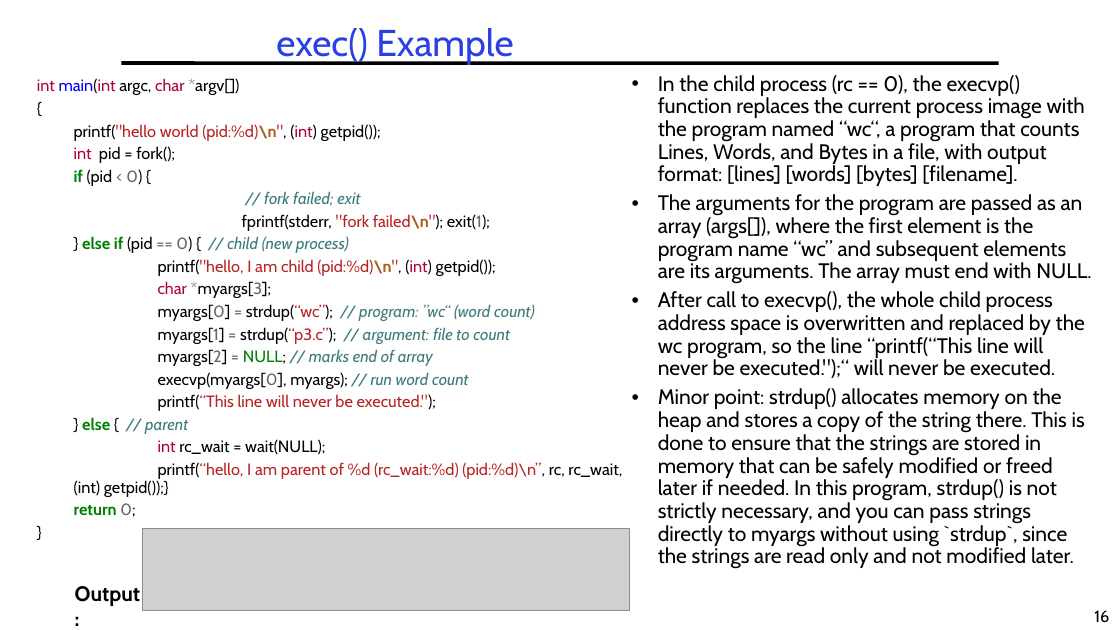
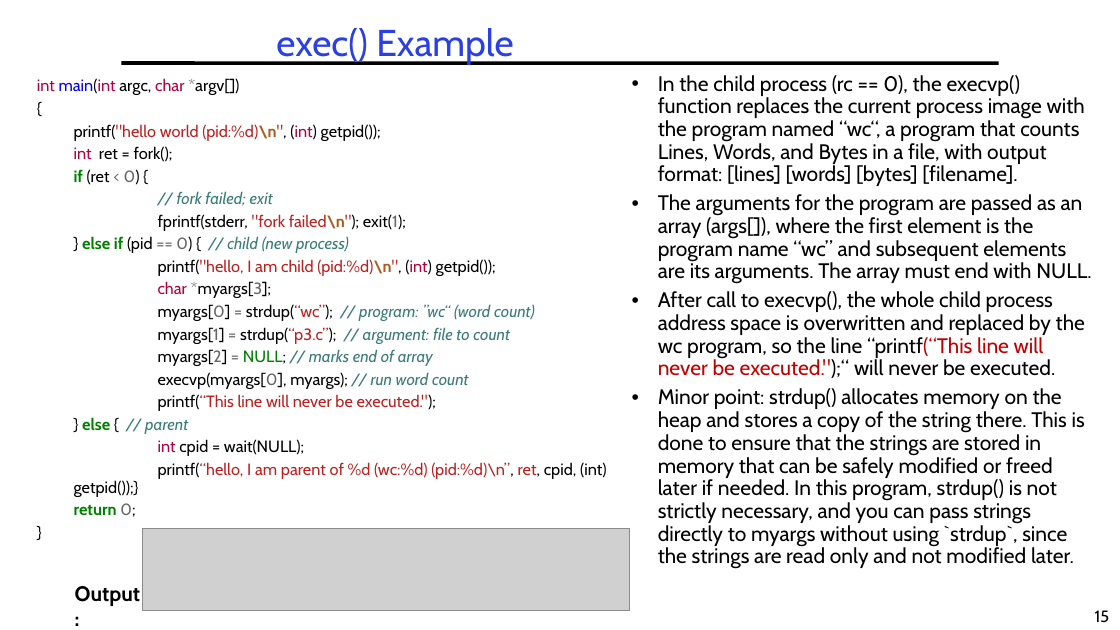
Before and after one commit to guhofstra/CSC112Fa26, a slide deck: slide 15 of PPTs/L2-Processes Threads.pptx (slide 16 before the commit). Drawn at 1120x630 pixels with LibreOffice and Linux fonts; fonts in the diff are those of the drawing; grey boxes stand for pictures. Boxes give left, top, right and bottom in pixels: in the first picture for what was removed or moved away, otherwise in the second. Text is boxed around its words. In the diff, an @@ line names an element or a change of style, - is before the commit and + after.

```diff
--- a/PPTs/L2-Processes Threads.pptx
+++ b/PPTs/L2-Processes Threads.pptx
@@ text at (74,146,173,186): text changed @@
-  int pid = fork();
-  if (pid < 0) {
+  int ret = fork();
+  if (ret < 0) {
@@ text at (658,291,1085,378): text colour #000000 to #C00000 in "“printf(“This line will never be executed.");“" @@
@@ text at (74,439,607,497): text changed @@
-  int rc_wait = wait(NULL);
-  printf(“hello, I am parent of %d (rc_wait:%d) (pid:%d)\n”, rc, rc_wait, (int) getpid());}
+  int cpid = wait(NULL);
+  printf(“hello, I am parent of %d (wc:%d) (pid:%d)\n”, ret, cpid, (int) getpid());}
@@ page number at (1095,610,1110,623): text changed @@
-16
+15
```
Also in this commit, not shown: 6 other slides changed, 3 slides removed, 7 other files.
